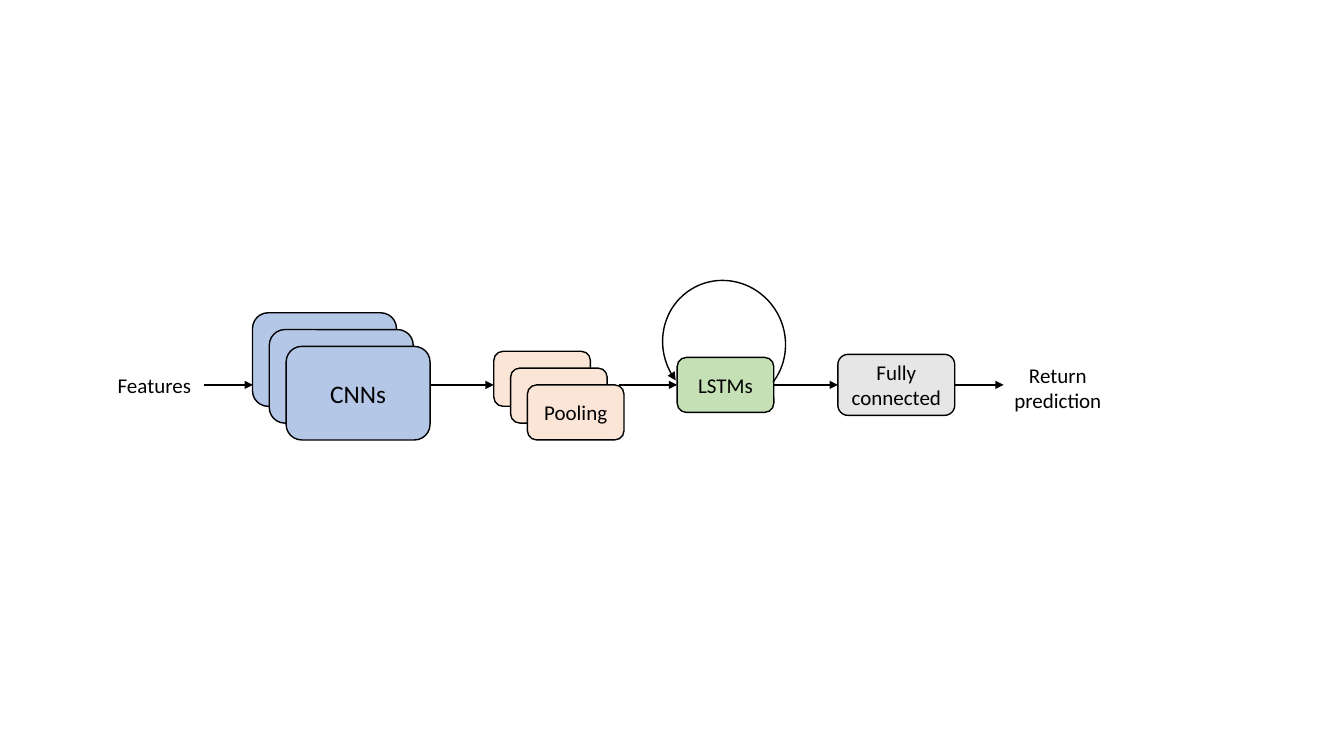
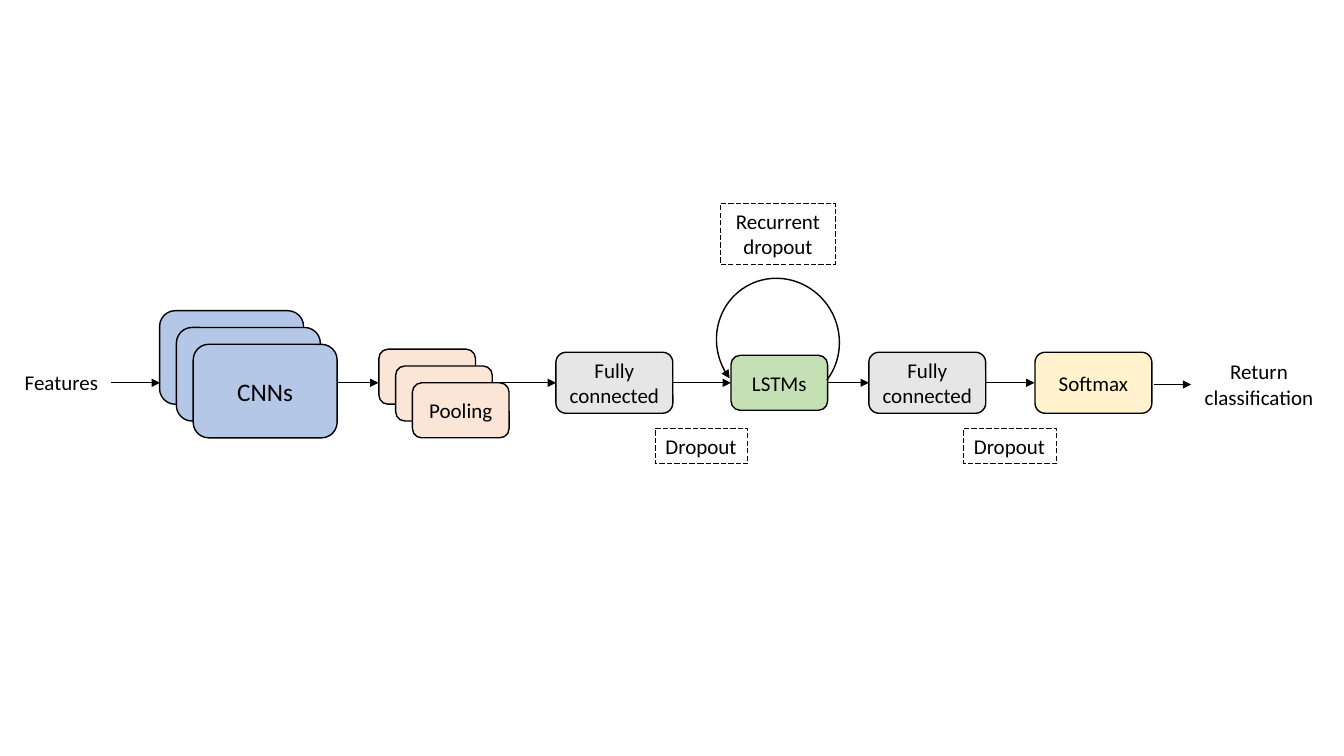
Before and after one commit to vineetjnair9/NLP_stock_price_prediction, a slide deck: slide 2 of Flowchart.pptx. Drawn at 1344x756 pixels with LibreOffice and Linux fonts; fonts in the diff are those of the drawing. Boxes give left, top, right and bottom in pixels: in the first picture for what was removed or moved away, otherwise in the second. Text is boxed around its words. In the diff, an @@ line names an element or a change of style, - is before the commit and + after.

```diff
--- a/Flowchart.pptx
+++ b/Flowchart.pptx
@@ rectangle added at (721, 204, 836, 265), outline #000000 0.75 pt dashed, 15 pt, text #000000 @@
+Recurrent dropout
@@ 1 rounded rectangle, 1 arrow, 1 arc (boxed as its full ellipse): place and size @@
-1 rounded rectangle, 1 arrow, 1 arc (boxed as its full ellipse) at (619, 259, 808, 427)
+1 rounded rectangle, 1 arrow, 1 arc (boxed as its full ellipse) at (673, 257, 861, 425)
@@ 2 rounded rectangles, 1 text, 1 arrow: place and size @@
-2 rounded rectangles, 1 text, 1 arrow at (118, 313, 413, 423)
+2 rounded rectangles, 1 text, 1 arrow at (25, 311, 321, 421)
@@ rounded rectangle "CNNs": place and size @@
-rounded rectangle "CNNs" at (286, 347, 431, 441)
+rounded rectangle "CNNs" at (194, 345, 338, 439)
@@ rounded rectangle: place and size @@
-rounded rectangle at (494, 352, 591, 407)
+rounded rectangle at (379, 349, 476, 404)
@@ rounded rectangle added at (557, 353, 674, 414), fill #E7E6E6, outline #000000 1 pt, 15 pt, text #000000 @@
+Fully
+connected
@@ rounded rectangle "Fully connected": place and size @@
-rounded rectangle "Fully connected" at (838, 355, 955, 416)
+rounded rectangle "Fully connected" at (869, 353, 986, 414)
@@ rounded rectangle added at (1035, 353, 1152, 414), fill #FFF2CC, outline #000000 1 pt, 15 pt, text #000000 @@
+Softmax
@@ arrow moved from (431, 385) - (494, 385) to (337, 383) - (379, 383) @@
@@ rounded rectangle: place and size @@
-rounded rectangle at (511, 368, 608, 423)
+rounded rectangle at (396, 366, 493, 421)
@@ rounded rectangle "Pooling": place and size @@
-rounded rectangle "Pooling" at (527, 385, 624, 441)
+rounded rectangle "Pooling" at (412, 383, 509, 439)
@@ arrow added from (497, 383) to (557, 383), #000000 1 pt @@
@@ arrow moved from (774, 385) - (838, 385) to (828, 383) - (869, 383) @@
@@ arrow moved from (955, 385) - (1004, 385) to (986, 383) - (1034, 383) @@
@@ arrow added from (1153, 384) to (1192, 384), #000000 1 pt @@
@@ text at (1205, 365, 1313, 405): text changed @@
-Return prediction
+Return classification
@@ rectangle added at (655, 429, 748, 464), outline #000000 0.75 pt dashed, 15 pt, text #000000 @@
+Dropout
@@ rectangle added at (964, 429, 1057, 464), outline #000000 0.75 pt dashed, 15 pt, text #000000 @@
+Dropout
```
Also in this commit, not shown: 1 other slide changed, 5 other files.
